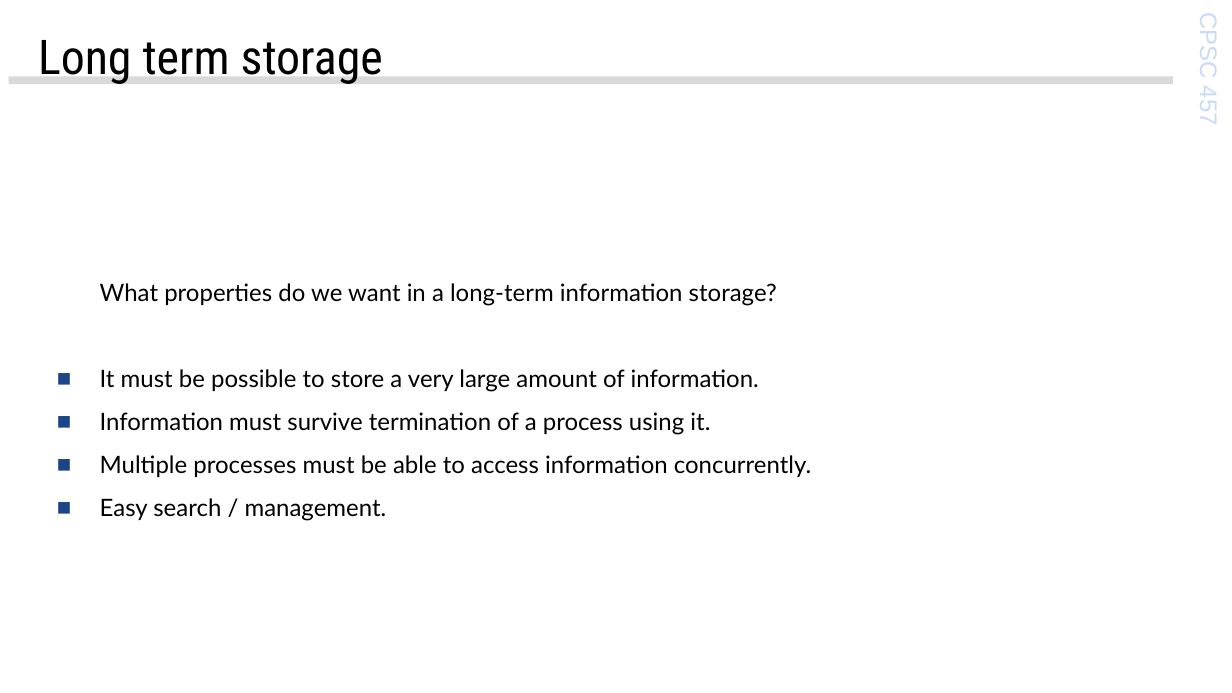
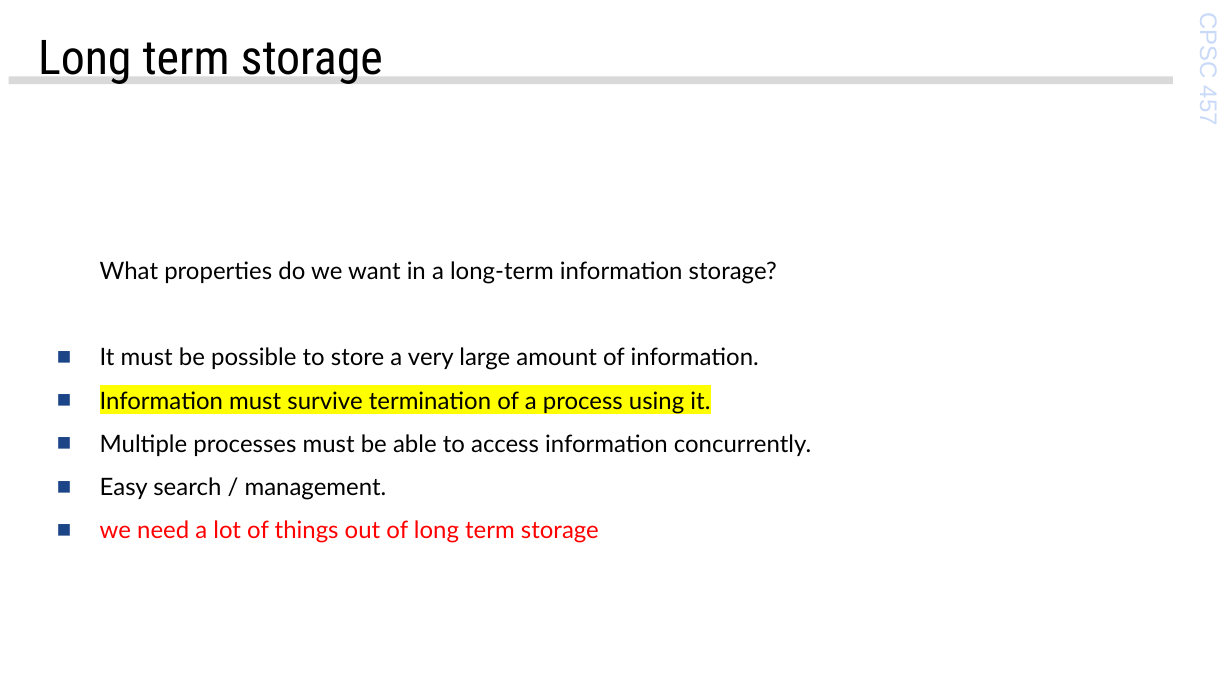
Before and after one commit to ScanonA/HW, a slide deck: slide 3 of cpsc457/classNotes/19ab-filesystems.pptx. Drawn at 1232x693 pixels with LibreOffice and Linux fonts; fonts in the diff are those of the drawing; background and template pictures are left out. Boxes give left, top, right and bottom in pixels: in the first picture for what was removed or moved away, otherwise in the second. Text is boxed around its words. In the diff, an @@ line names an element or a change of style, - is before the commit and + after.

```diff
--- a/cpsc457/classNotes/19ab-filesystems.pptx
+++ b/cpsc457/classNotes/19ab-filesystems.pptx
@@ text at box(100, 391, 710, 414): highlight none to #FFFF00 in "Information must survive termination of a process ..." @@
@@ text at box(100, 520, 599, 543): paragraph added @@
+■ we need a lot of things out of long term storage
```
Also in this commit, not shown: 3 other slides changed, 3 other files.
